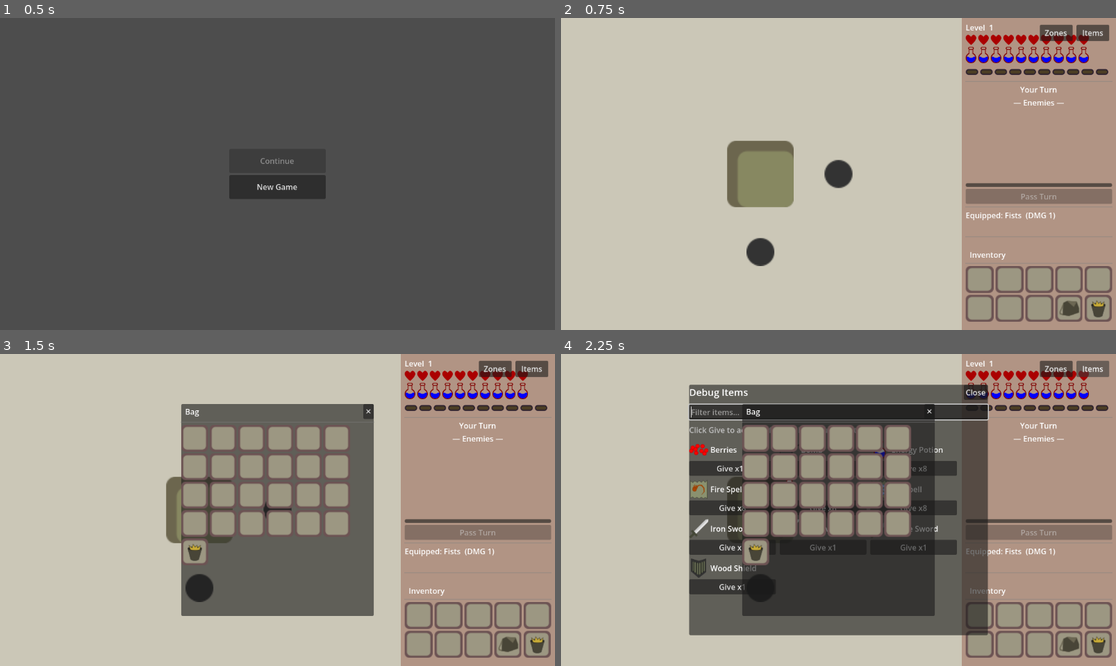
Above: before the commit, frames 1-4 (two rows, left to right).
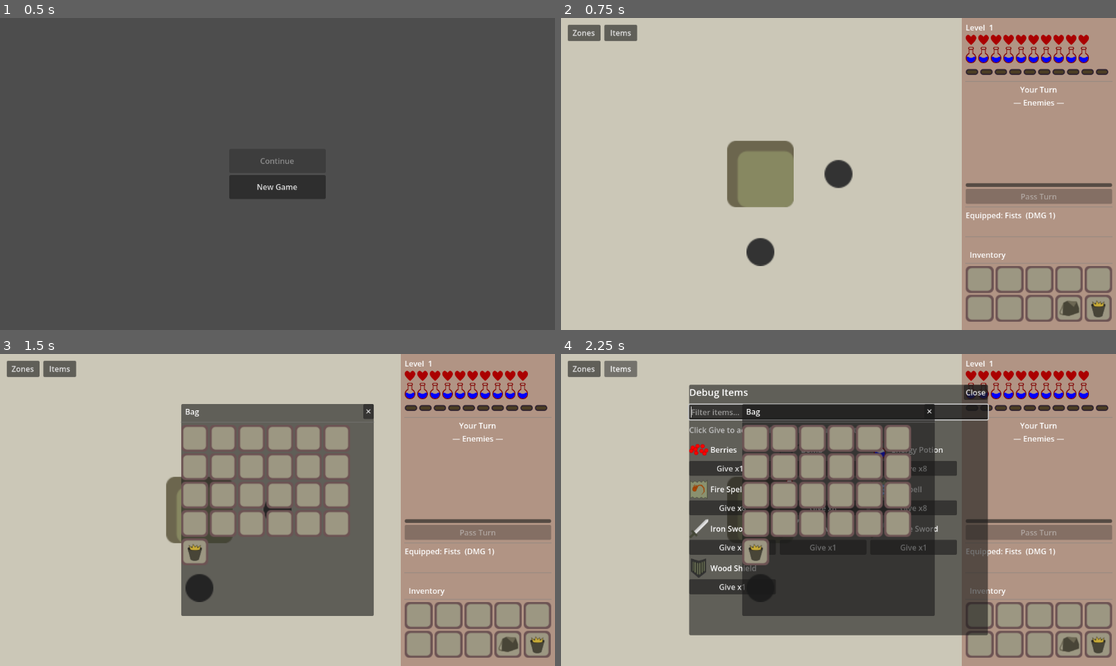
Above: after the commit, the same moments.

Repository: jiexdrop/run-reset
Game: Godot game, scene res://scenes/init.tscn
Same seed, same stepped clock (60 frames per second), same inputs: the game is played once before the commit and once after it.
Inputs (mouse positions are in pixels of both pictures, inside the frame that each line leads up to):
- Up to frame 1 (0.5 s): no input
- Up to frame 2 (0.75 s): click "New Game" at 0.5 s
- Up to frame 3 (1.5 s): click (510, 644) at 1.25 s
- Up to frame 4 (2.25 s): click "Items" at 2 s

Frame 1 is identical in both runs. In frame 2, 1.2% of the frame differs, in the area x 1-99%, y 2-8%; in frame 3, 1.2%; in frame 4, 1.2%.

Commit message:
change positions of debug buttons

Diff:
--- a/scenes/debug_item_browser.gd
+++ b/scenes/debug_item_browser.gd
@@ -23,8 +23,8 @@
 	var launcher := Button.new()
 	launcher.text = "Items"
 	launcher.tooltip_text = "Debug item browser"
-	launcher.set_anchors_preset(Control.PRESET_TOP_RIGHT)
-	launcher.position = Vector2(-82, 14)
+	launcher.set_anchors_preset(Control.PRESET_TOP_LEFT)
+	launcher.position = Vector2(90, 14)
 	launcher.size = Vector2(68, 34)
 	launcher.pressed.connect(func() -> void:
 		_panel.visible = not _panel.visible
--- a/scenes/debug_zone_browser.gd
+++ b/scenes/debug_zone_browser.gd
@@ -20,8 +20,8 @@
 	var launcher := Button.new()
 	launcher.text = "Zones"
 	launcher.tooltip_text = "Debug zone and floor portal"
-	launcher.set_anchors_preset(Control.PRESET_TOP_RIGHT)
-	launcher.position = Vector2(-158, 14)
+	launcher.set_anchors_preset(Control.PRESET_TOP_LEFT)
+	launcher.position = Vector2(14, 14)
 	launcher.size = Vector2(68, 34)
 	launcher.pressed.connect(func() -> void: _panel.visible = not _panel.visible)
 	add_child(launcher)
